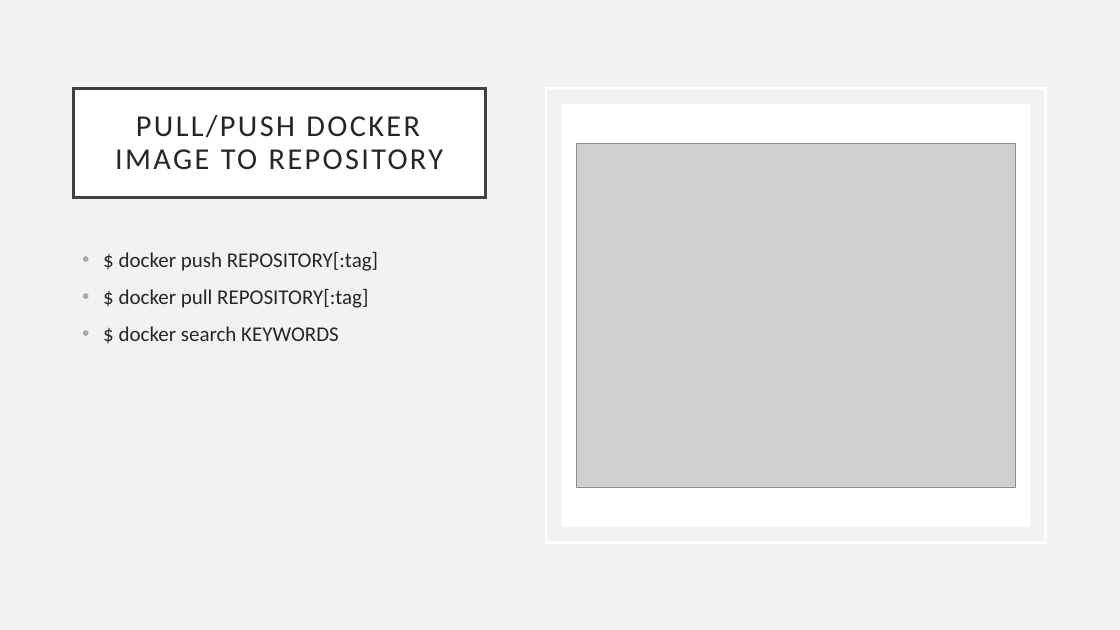
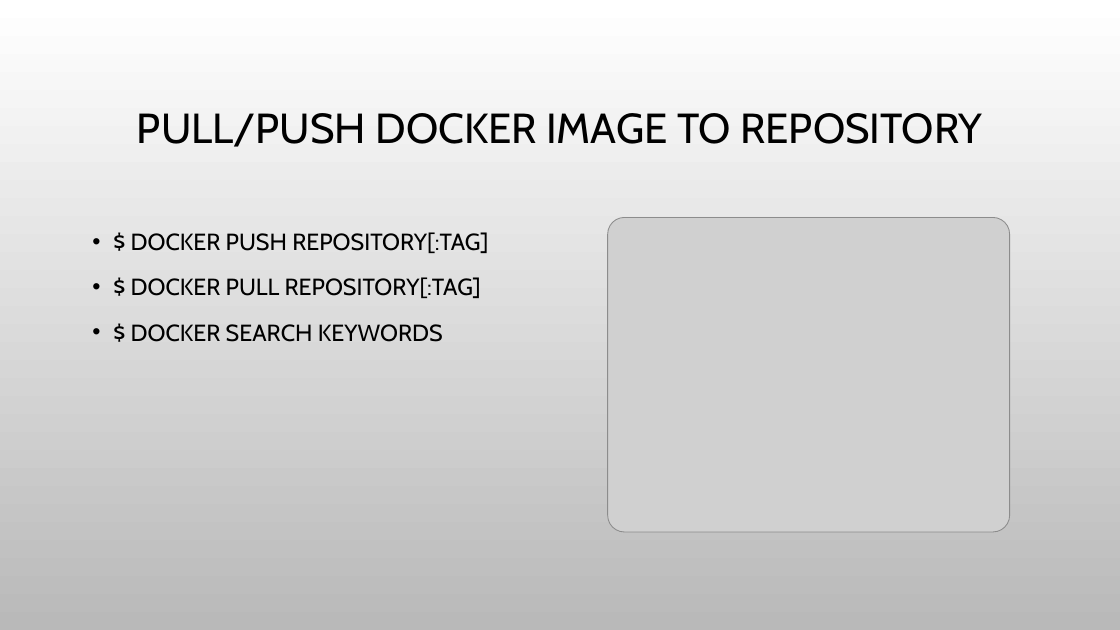
Before and after one commit to marilynwaldman/course, a slide deck: slide 14 of Learning Environment/Virtual Environment/01-VMandDocker.pptx. Drawn at 1120x630 pixels with LibreOffice and Linux fonts; fonts in the diff are those of the drawing; grey boxes stand for pictures; background and template pictures are left out. Boxes give left, top, right and bottom in pixels: in the first picture for what was removed or moved away, otherwise in the second. Text is boxed around its words. In the diff, an @@ line names an element or a change of style, - is before the commit and + after.

```diff
--- a/Learning Environment/Virtual Environment/01-VMandDocker.pptx
+++ b/Learning Environment/Virtual Environment/01-VMandDocker.pptx
@@ background #F2F2F2 to picture (left out) @@
@@ title "PULL/PUSH DOCKER IMAGE TO REPOSITORY": place and size @@
-title "PULL/PUSH DOCKER IMAGE TO REPOSITORY" at <box>74,88,486,197</box>
+title "PULL/PUSH DOCKER IMAGE TO REPOSITORY" at <box>137,113,982,147</box>
@@ title "PULL/PUSH DOCKER IMAGE TO REPOSITORY" at <box>137,113,982,147</box>: size 26 to 36 pt, font Calibri to Cabin, text colour #262626 to #000000, letter spacing 2 to 0 pt; fill #FFFFFF to none; outline #404040 2.5 pt to none @@
@@ rectangle removed at <box>546,88,1046,542</box> @@
@@ rectangle removed at <box>561,103,1030,527</box> @@
@@ text at <box>131,232,488,342</box>: text changed; size 18 to 20 pt; font Calibri to Cabin; text colour #262626 to #000000 @@
-• $ docker push REPOSITORY[:tag]
-• $ docker pull REPOSITORY[:tag]
-• $ docker search KEYWORDS
+• $ DOCKER PUSH REPOSITORY[:TAG]
+• $ DOCKER PULL REPOSITORY[:TAG]
+• $ DOCKER SEARCH KEYWORDS
@@ picture: place and size @@
-picture at <box>576,144,1016,487</box>
+picture at <box>607,218,1010,532</box>
```
Also in this commit, not shown: 14 other slides changed, 2 slides added, 2 slides removed, 1 other file.
